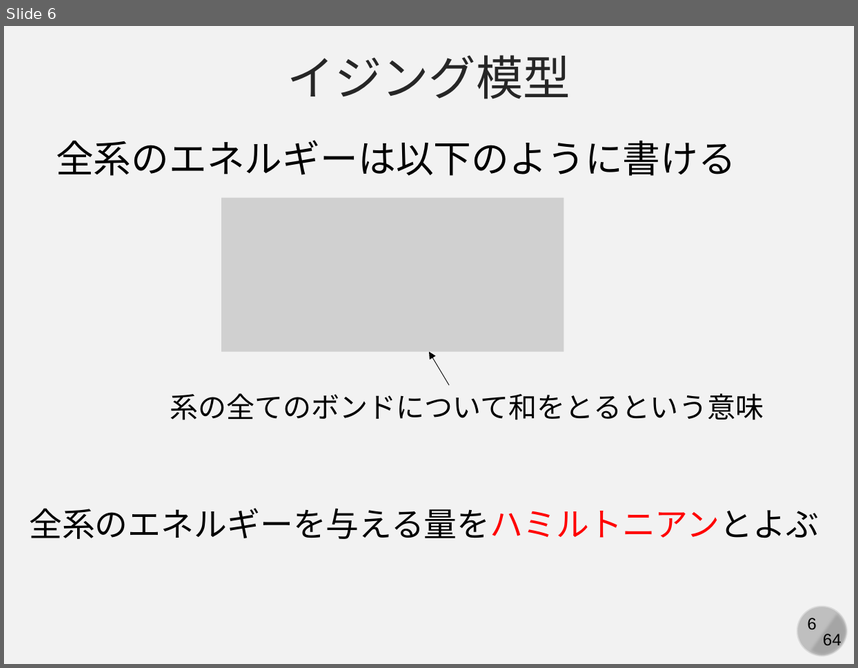
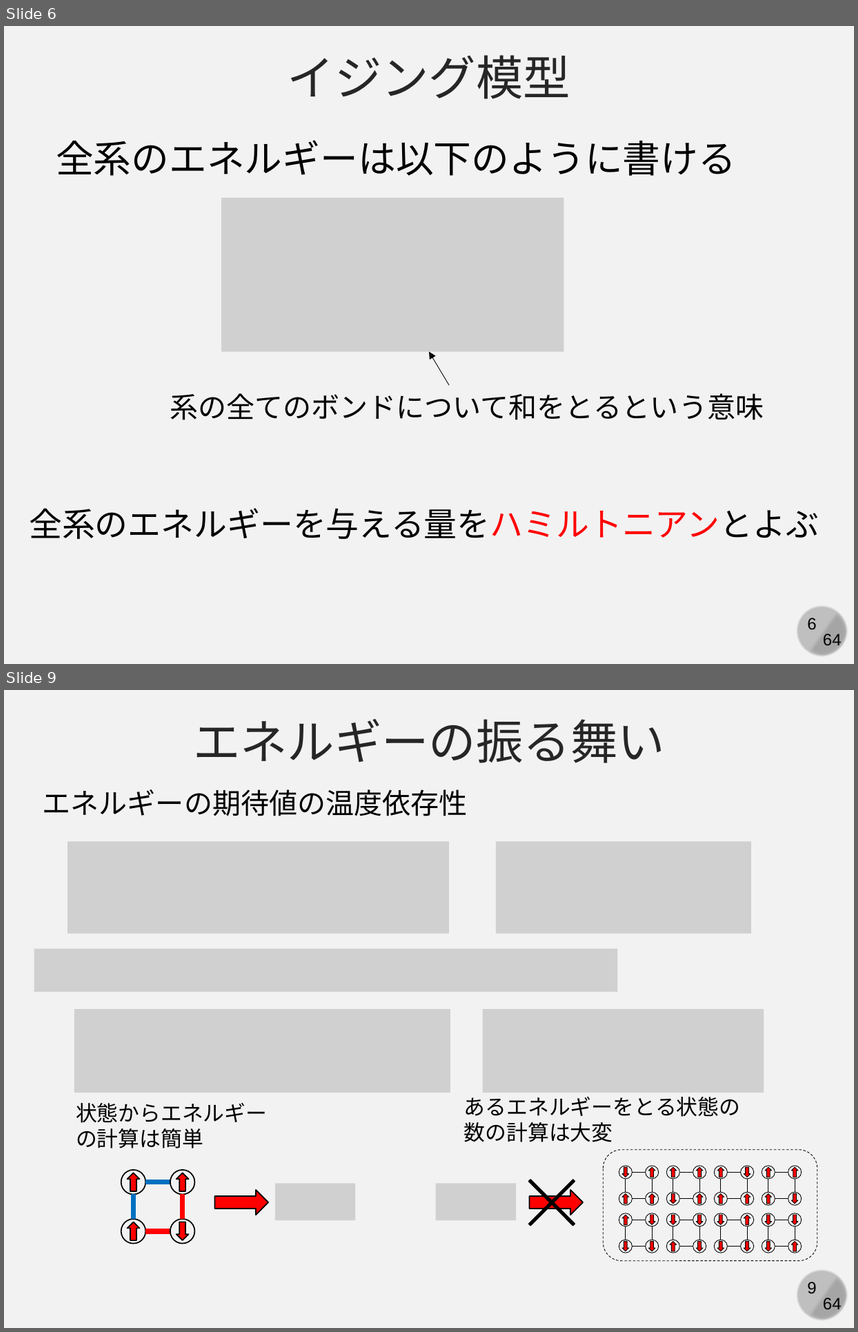
Before and after one commit to kaityo256/simulation_engineering, a slide deck: 04_mc_advanced/simulation04.pptx. Shown one above the other, each under a label of ours: slide 6 before the commit, slides 6 and 9 after it; the slides between them are not shown. The pictures are 858x668 and 858x1332 pixels, drawn with LibreOffice and Linux fonts; fonts in the diff are those of the drawing; grey boxes stand for pictures. Boxes give left, top, right and bottom in pixels: in the first picture for what was removed or moved away, otherwise in the second. Text is boxed around its words. In the diff, an @@ line names an element or a change of style, - is before the commit and + after.

Commit message:
updates

```diff
--- a/04_mc_advanced/simulation04.pptx
+++ b/04_mc_advanced/simulation04.pptx
@@ slide 9 added at (4,690,854,1328), background #F2F2F2; not listed: 4 template elements that a slide beside it also shows @@
@@ text added at (193,719,665,763), 40 pt, text #262626 @@
+エネルギーの振る舞い
@@ text added at (43,789,468,816), 24 pt, text #000000 @@
+エネルギーの期待値の温度依存性
@@ picture added at (67,841,450,933) @@
@@ picture added at (496,841,751,933) @@
@@ picture added at (34,949,617,991) @@
@@ picture added at (74,1009,451,1092) @@
@@ picture added at (483,1009,764,1092) @@
@@ text added at (76,1103,267,1148), 18 pt, text #000000 @@
+状態からエネルギー
+の計算は簡単
@@ text added at (464,1096,740,1142), 18 pt, text #000000 @@
+あるエネルギーをとる状態の
+数の計算は大変
@@ cross added at (509,1160,594,1245), fill #000000, outline #000000 1 pt @@
@@ picture added at (275,1183,355,1221) @@
@@ picture added at (436,1183,516,1221) @@
@@ group added at (121,1170,195,1243): 4 ellipses, 4 down arrows, 4 lines @@
@@ right arrow added at (215,1190,268,1214), fill #FF0000, outline #000000 1 pt @@
@@ right arrow added at (529,1190,583,1214), fill #FF0000, outline #000000 1 pt @@
@@ group added at (604,1149,818,1261): 32 ellipses, 32 down arrows, 32 lines, 1 rounded rectangle @@
```
Also in this commit, not shown: 3 other slides added.
